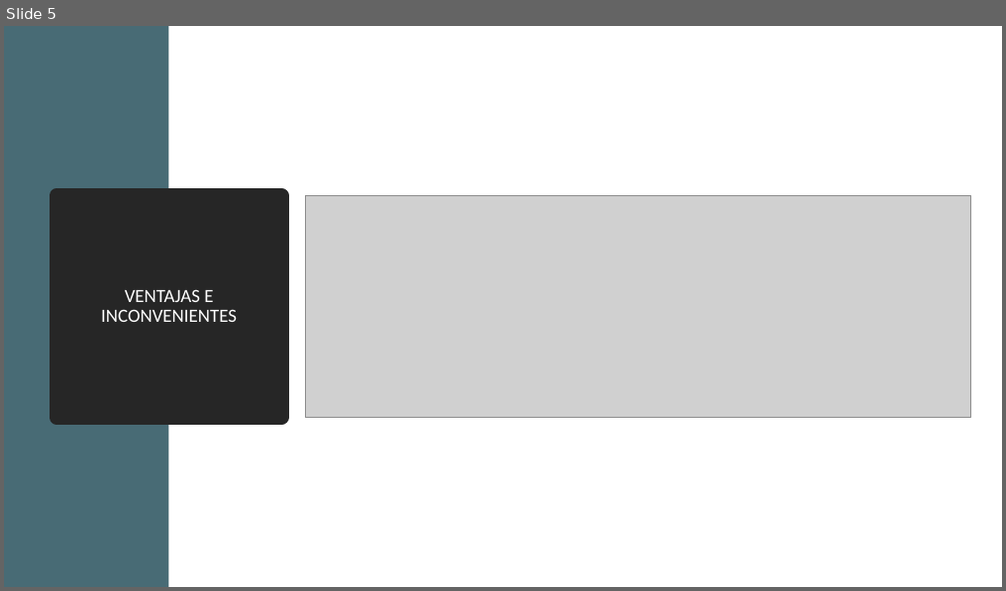
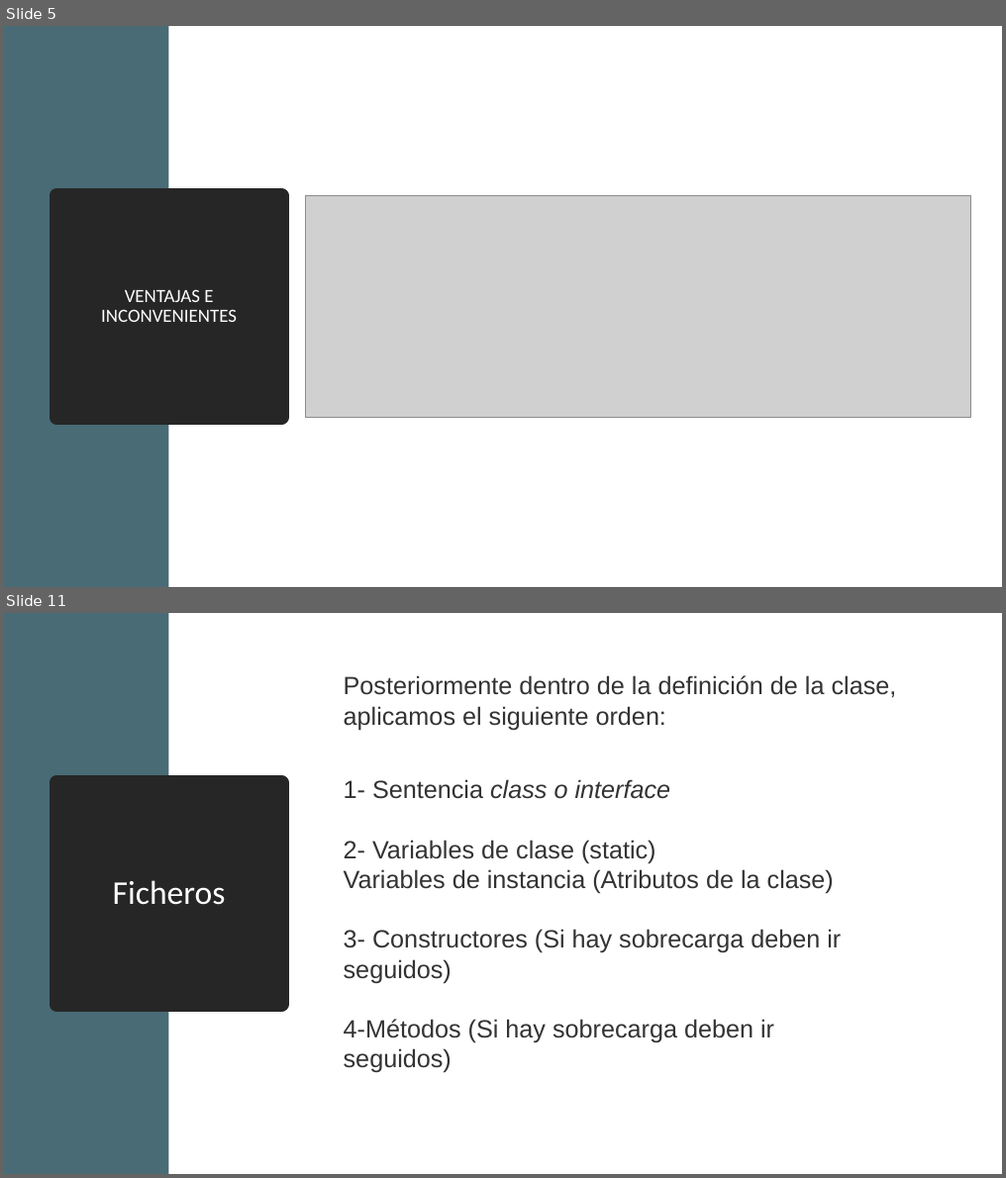
Before and after one commit to davCesur/gestionEquiposDAWEquipo4JAVA, a slide deck: Introducción a TDD.pptx. Shown one above the other, each under a label of ours: slide 5 before the commit, slides 5 and 11 after it; the slides between them are not shown. The pictures are 1006x591 and 1006x1178 pixels, drawn with LibreOffice and Linux fonts; fonts in the diff are those of the drawing; grey boxes stand for pictures. Boxes give left, top, right and bottom in pixels: in the first picture for what was removed or moved away, otherwise in the second. Text is boxed around its words. In the diff, an @@ line names an element or a change of style, - is before the commit and + after.

```diff
--- a/Introducción a TDD.pptx
+++ b/Introducción a TDD.pptx
@@ slide 11 added at (4, 613, 1002, 1174), background #FFFFFF @@
@@ rectangle added at (4, 613, 168, 1174), fill #486B75 @@
@@ text added at (344, 675, 897, 730), 24 pt, text #333333 @@
+Posteriormente dentro de la definición de la clase, aplicamos el siguiente orden:
@@ title added at (56, 783, 282, 1004), fill #262626, outline #262626 13.75 pt, 32 pt, text #FFFFFF @@
+Ficheros
@@ text added at (344, 779, 841, 1073), 24 pt, text #333333 @@
+1- Sentencia class o interface
+2- Variables de clase (static)
+Variables de instancia (Atributos de la clase)
+3- Constructores (Si hay sobrecarga deben ir seguidos)
+4-Métodos (Si hay sobrecarga deben ir seguidos)
```
Also in this commit, not shown: 50 other slides added.
